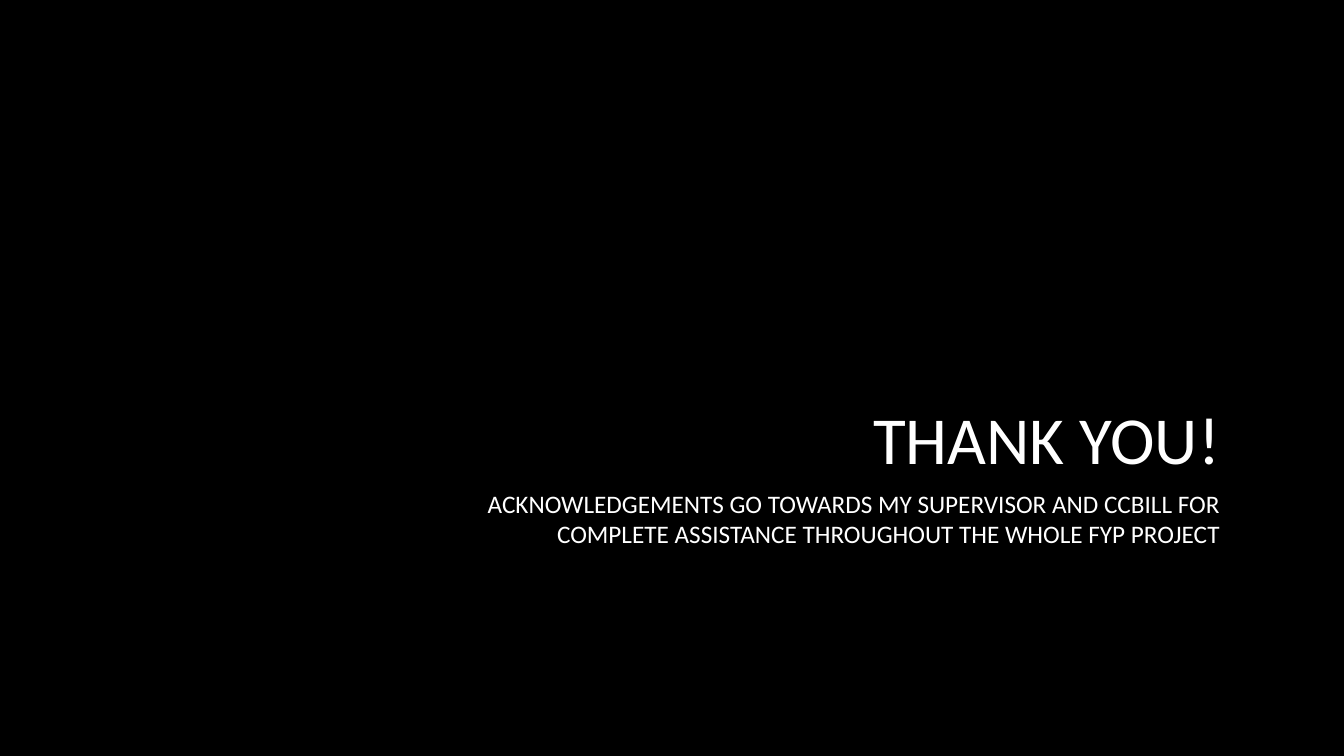
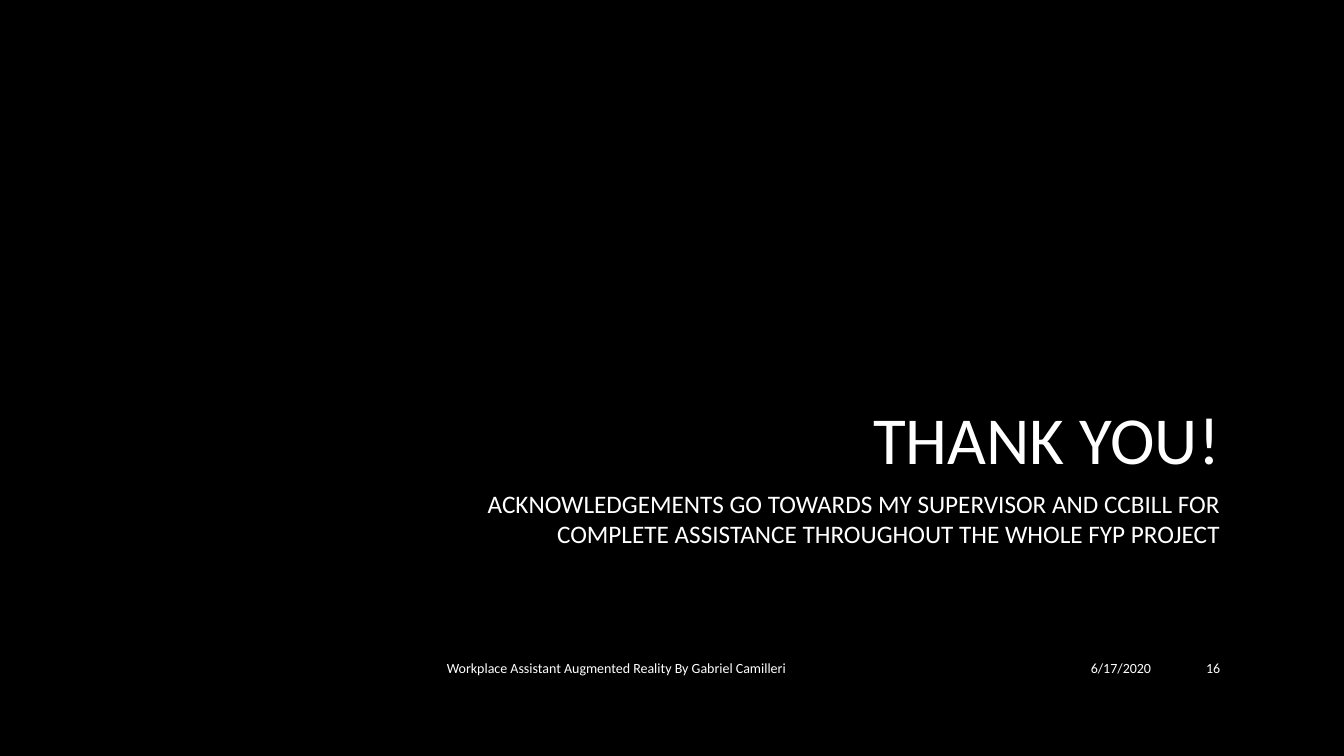
Before and after one commit to Gabbu98/FYPWAAR, a slide deck: slide 16 of viva/Workplace_Assistant_Augmented_Reality.pptx. Drawn at 1344x756 pixels with LibreOffice and Linux fonts; fonts in the diff are those of the drawing; background and template pictures are left out. Boxes give left, top, right and bottom in pixels: in the first picture for what was removed or moved away, otherwise in the second. Text is boxed around its words. In the diff, an @@ line names an element or a change of style, - is before the commit and + after.

```diff
--- a/viva/Workplace_Assistant_Augmented_Reality.pptx
+++ b/viva/Workplace_Assistant_Augmented_Reality.pptx
@@ text added at (x1=447, y1=663, x2=786, y2=676), 10 pt, text #FFFFFF @@
+Workplace Assistant Augmented Reality By Gabriel Camilleri
@@ text added at (x1=1091, y1=663, x2=1151, y2=674), 10 pt, text #FFFFFF @@
+6/17/2020
@@ page number added at (x1=1206, y1=663, x2=1220, y2=673), 10 pt, text #FFFFFF @@
+16
```
Also in this commit, not shown: 15 other slides changed, 1 other file.
